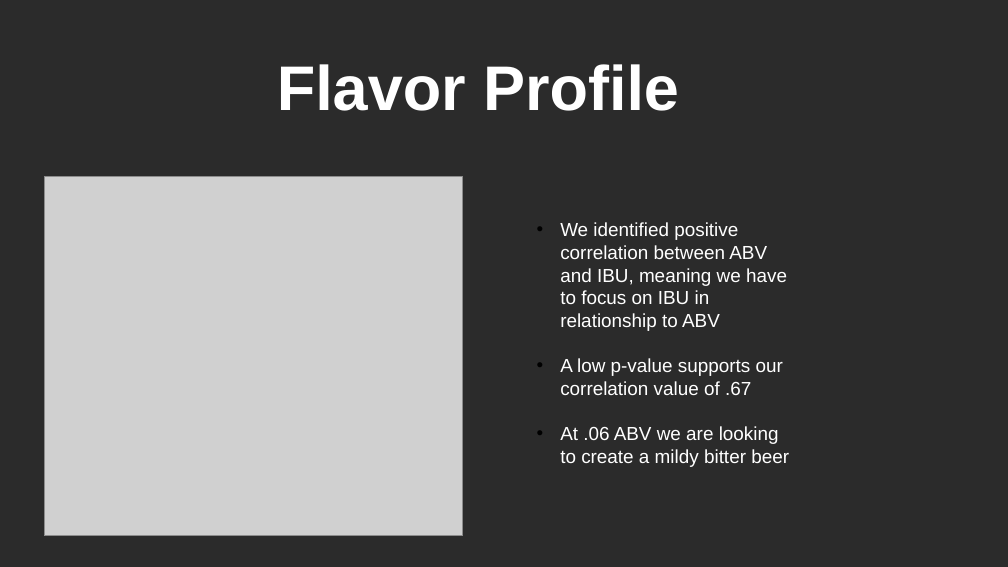
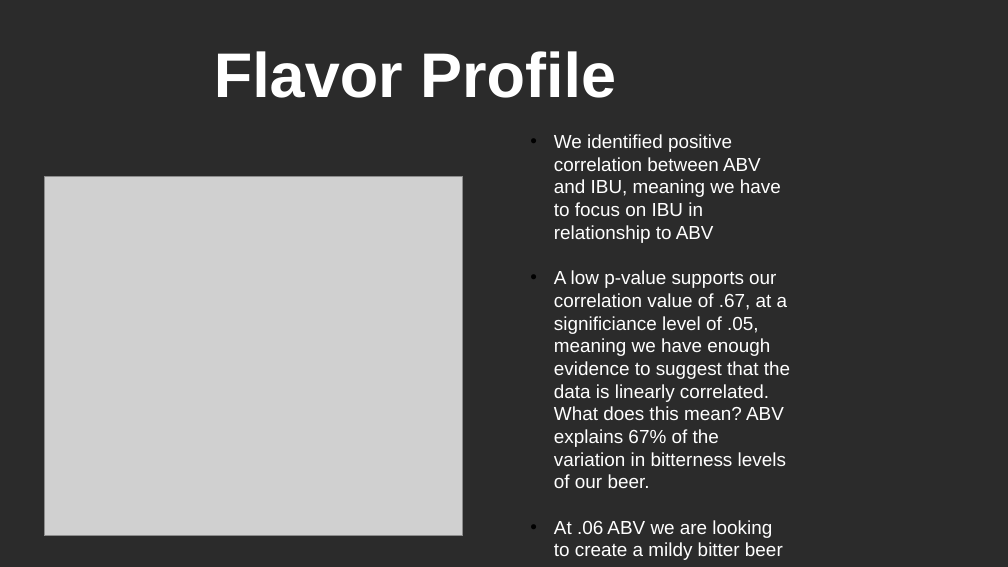
Before and after one commit to martin8886/Case-Study-1-EDA-of-breweries-in-R, a slide deck: slide 9 of presentation/Team_TAM_CaseStudy02.pptx (slide 8 before the commit). Drawn at 1008x567 pixels with LibreOffice and Linux fonts; fonts in the diff are those of the drawing; grey boxes stand for pictures; background and template pictures are left out; a plain dark background stands for a picture behind light text. Boxes give left, top, right and bottom in pixels: in the first picture for what was removed or moved away, otherwise in the second. Text is boxed around its words. In the diff, an @@ line names an element or a change of style, - is before the commit and + after.

```diff
--- a/presentation/Team_TAM_CaseStudy02.pptx
+++ b/presentation/Team_TAM_CaseStudy02.pptx
@@ subtitle "Flavor Profile": place and size @@
-subtitle "Flavor Profile" at box(277, 64, 679, 111)
+subtitle "Flavor Profile" at box(214, 51, 616, 98)
@@ text "We identified positive correlation between ...": place and size @@
-text "We identified positive correlation between ..." at box(560, 222, 789, 467)
+text "We identified positive correlation between ..." at box(554, 134, 790, 560)
@@ text at box(554, 270, 790, 488): text changed @@
-• A low p-value supports our correlation value of .67
+• A low p-value supports our correlation value of .67, at a significiance level of .05, meaning we have enough evidence to suggest that the data is linearly correlated. What does this mean? ABV explains 67% of the variation in bitterness levels of our beer.
```
Also in this commit, not shown: 2 other slides changed, 1 slide added.
